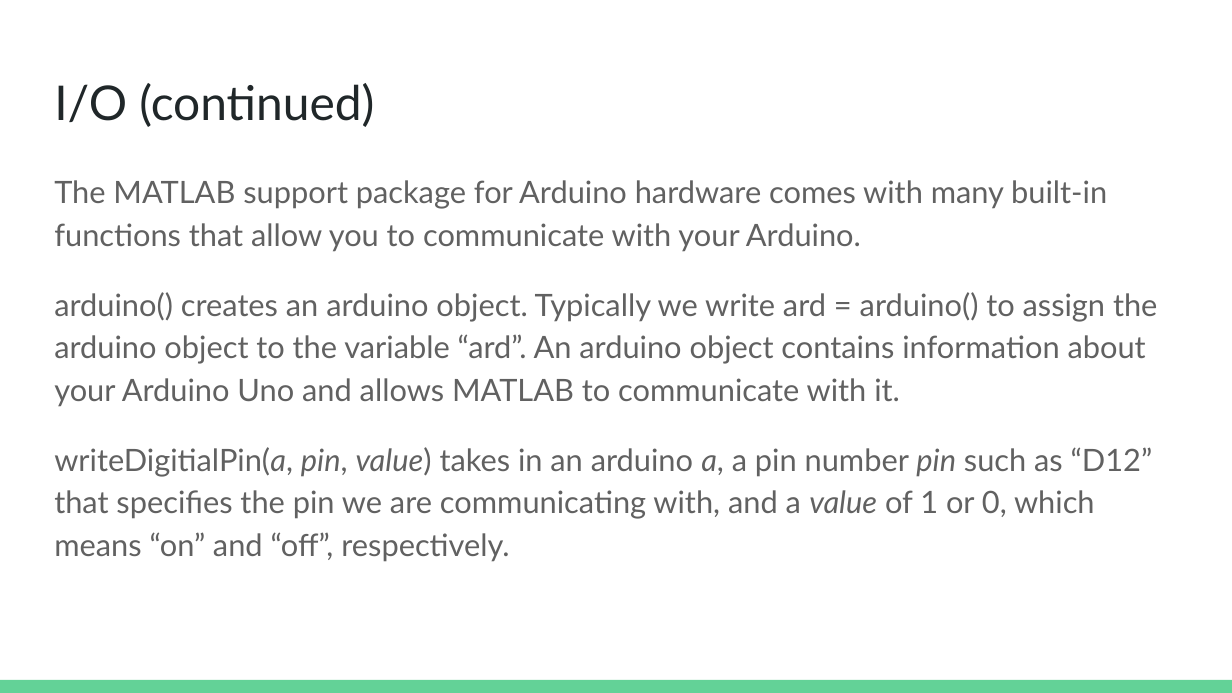
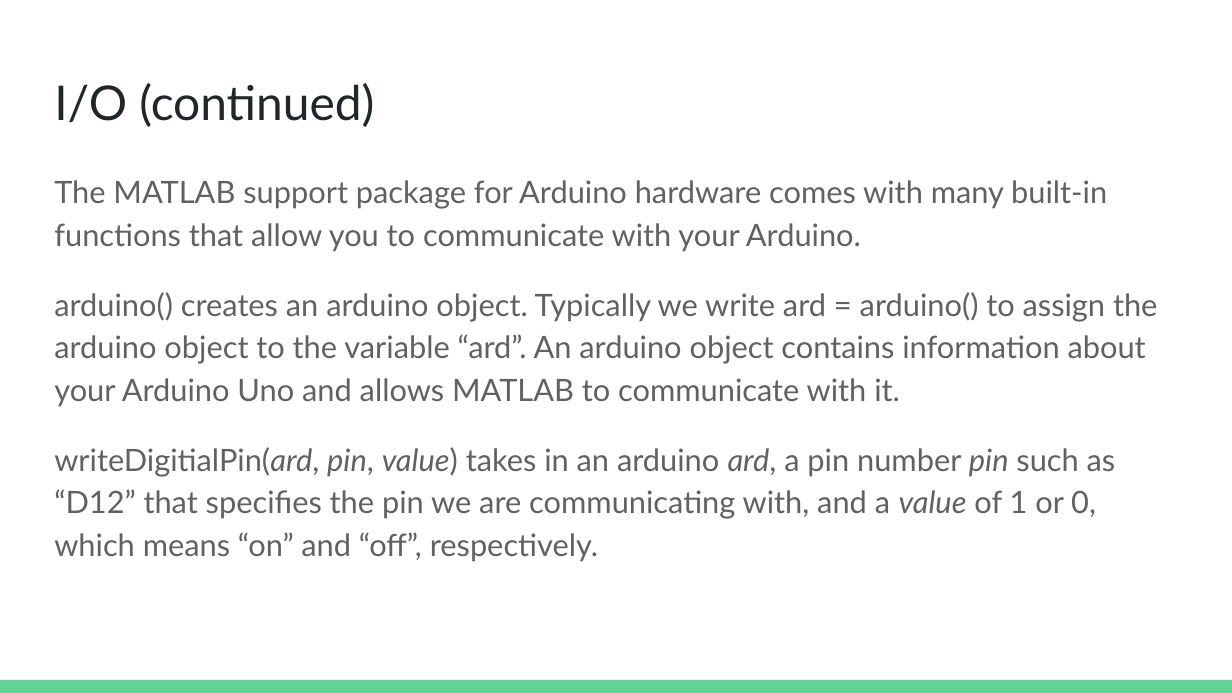
Before and after one commit to ajpasic/Battleship, a slide deck: slide 14 of Battleship GUI.pptx. Drawn at 1232x693 pixels with LibreOffice and Linux fonts; fonts in the diff are those of the drawing. Boxes give left, top, right and bottom in pixels: in the first picture for what was removed or moved away, otherwise in the second. Text is boxed around its words. In the diff, an @@ line names an element or a change of style, - is before the commit and + after.

```diff
--- a/Battleship GUI.pptx
+++ b/Battleship GUI.pptx
@@ text at [54, 447, 1116, 562]: text changed @@
-writeDigitialPin(a, pin, value) takes in an arduino a, a pin number pin such as “D12” that specifies the pin we are communicating with, and a value of 1 or 0, which means “on” and “off”, respectively.
+writeDigitialPin(ard, pin, value) takes in an arduino ard, a pin number pin such as “D12” that specifies the pin we are communicating with, and a value of 1 or 0, which means “on” and “off”, respectively.
```
Also in this commit, not shown: 8 other slides changed.
